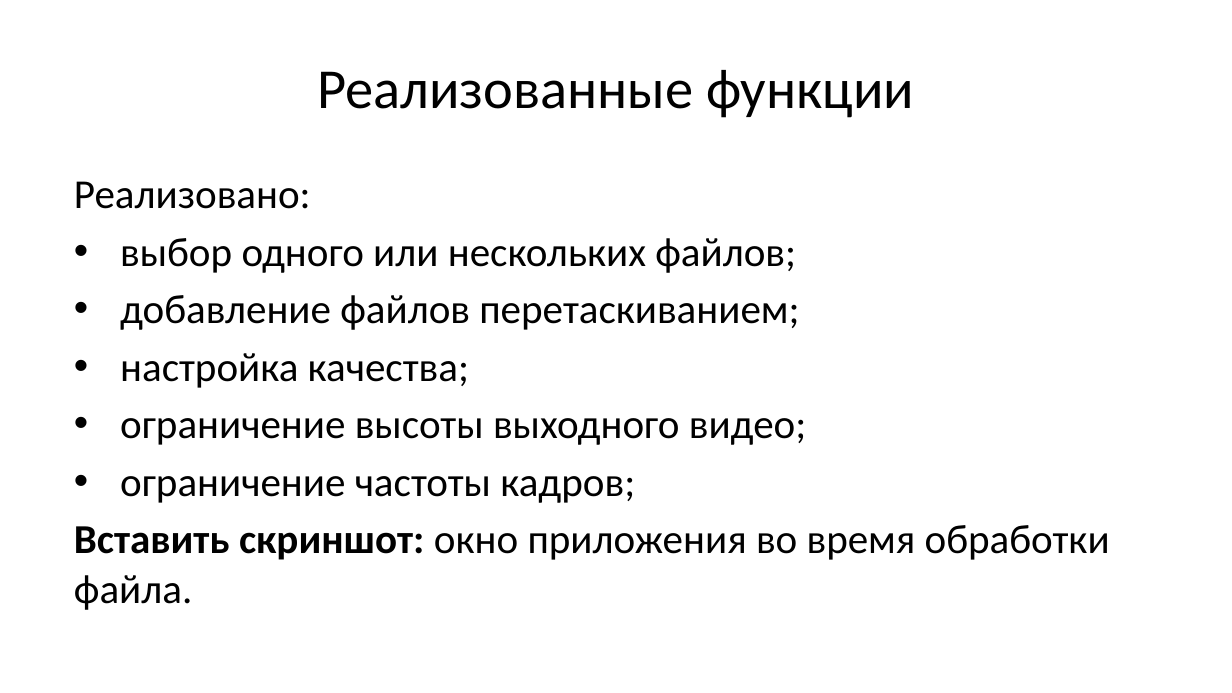
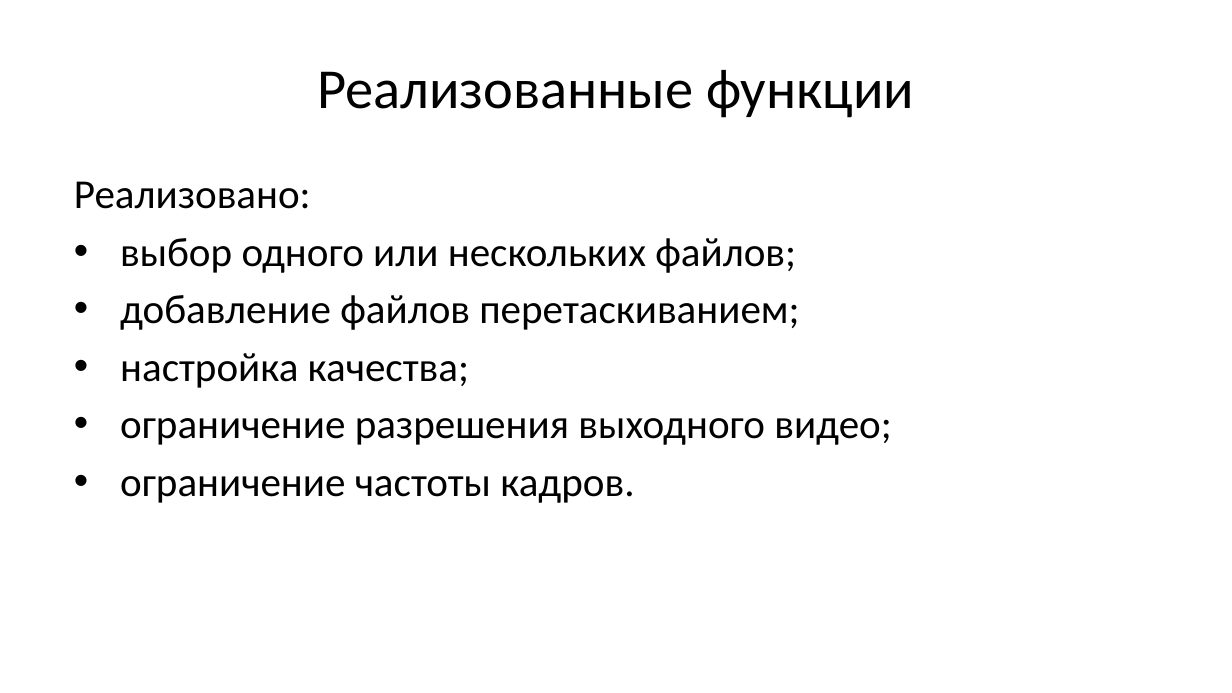
Before and after one commit to Wool5443/Study-data, a slide deck: slide 10 of Programming/Project/presentation/floppy-defense.odp (slide 11 before the commit). Drawn at 1232x693 pixels with LibreOffice and Linux fonts; fonts in the diff are those of the drawing. Boxes give left, top, right and bottom in pixels: in the first picture for what was removed or moved away, otherwise in the second. Text is boxed around its words. In the diff, an @@ line names an element or a change of style, - is before the commit and + after.

```diff
--- a/Programming/Project/presentation/floppy-defense.odp
+++ b/Programming/Project/presentation/floppy-defense.odp
@@ text at [120,418,891,503]: text changed @@
-• ограничение высоты выходного видео;
-• ограничение частоты кадров;
-Вставить скриншот: окно приложения во время обработки файла.
+• ограничение разрешения выходного видео;
+• ограничение частоты кадров.
```
Also in this commit, not shown: 13 other slides changed, 4 slides removed, 3 other files.
